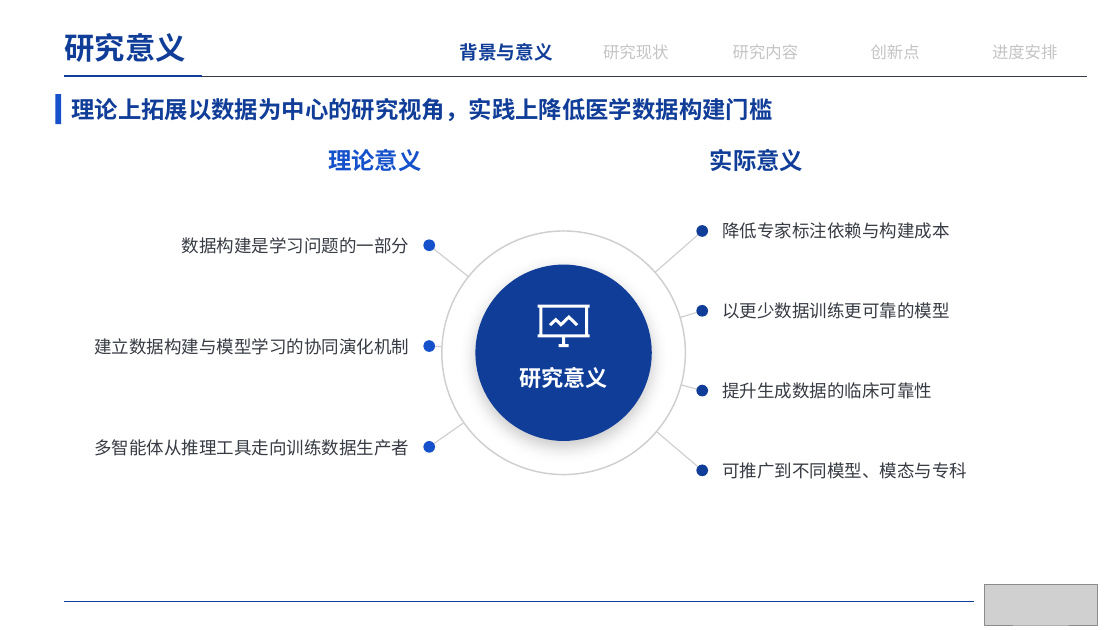
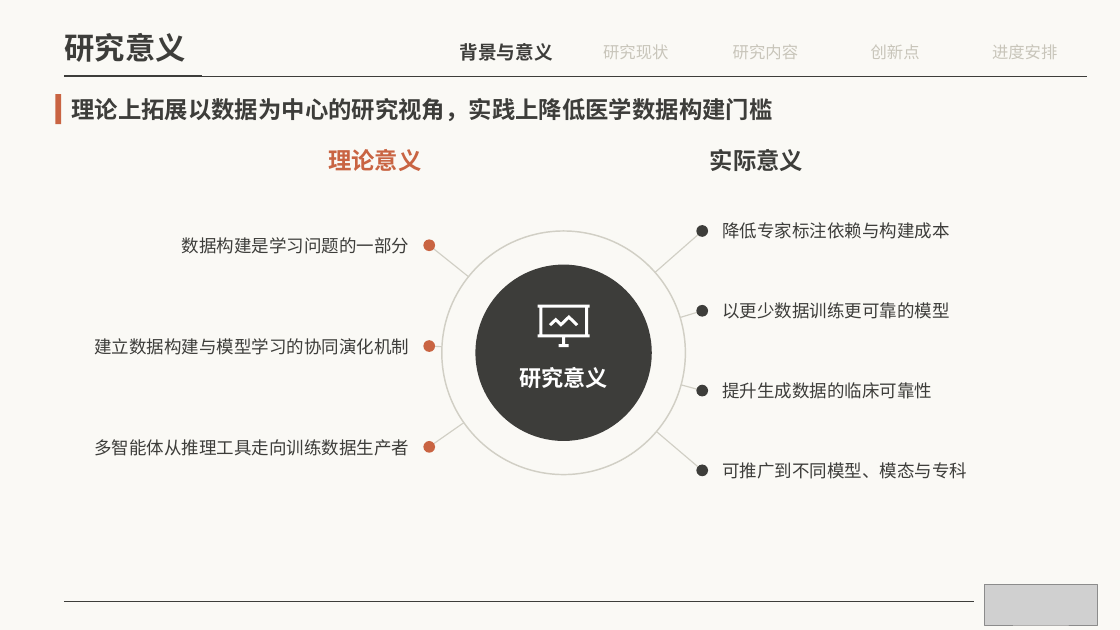
Before and after one commit to irving-2222/Graduation-Thesis, a slide deck: slide 7 of 开题答辩.pptx. Drawn at 1120x630 pixels with LibreOffice and Linux fonts; fonts in the diff are those of the drawing; grey boxes stand for pictures. Boxes give left, top, right and bottom in pixels: in the first picture for what was removed or moved away, otherwise in the second. Text is boxed around its words. In the diff, an @@ line names an element or a change of style, - is before the commit and + after.

```diff
--- a/开题答辩.pptx
+++ b/开题答辩.pptx
@@ background #FFFFFF to #FAF9F5 @@
@@ text "背景与意义" at <box>460,43,553,61</box>: text colour #103D98 to #3D3D3A @@
@@ line (64, 76) - (1088, 76): stroke #373B43 0.5 pt to #3D3D3A 0.5 pt @@
@@ line (64, 76) - (202, 76): stroke #103D98 1.75 pt to #3D3D3A 1.75 pt @@
@@ text "理论意义" at <box>328,149,421,171</box>: font Arial to Cambria, text colour #1551CA to #C96442 @@
@@ font Arial to Cambria, text colour #103D98 to #3D3D3A in 3 elements at <box>65,33,186,62</box>, <box>71,98,772,121</box>, <box>710,149,803,171</box> @@
@@ ellipse at <box>442,231,686,475</box>: outline #CFCFCF 1.25 pt to #D1CFC5 1.25 pt @@
@@ line (655, 272) - (702, 231): stroke #CFCFCF 1 pt to #D1CFC5 1 pt @@
@@ line (429, 245) - (469, 276): stroke #CFCFCF 1 pt to #D1CFC5 1 pt @@
@@ ellipse at <box>476,265,652,441</box>: fill #103D98 to #3D3D3A; shadow off @@
@@ line (681, 318) - (702, 311): stroke #CFCFCF 1 pt to #D1CFC5 1 pt @@
@@ line (429, 346) - (442, 347): stroke #CFCFCF 1 pt to #D1CFC5 1 pt @@
@@ line (681, 385) - (702, 391): stroke #CFCFCF 1 pt to #D1CFC5 1 pt @@
@@ fill #1551CA to #C96442 in 4 elements at <box>55,94,61,124</box>, <box>423,239,435,251</box>, <box>423,340,435,352</box>, <box>423,441,435,453</box> @@
@@ line (429, 447) - (464, 423): stroke #CFCFCF 1 pt to #D1CFC5 1 pt @@
@@ line (657, 432) - (702, 471): stroke #CFCFCF 1 pt to #D1CFC5 1 pt @@
@@ fill #103D98 to #3D3D3A in 4 elements at <box>697,225,708,237</box>, <box>697,305,708,317</box>, <box>697,385,708,397</box>, <box>697,465,708,476</box> @@
@@ line (64, 602) - (974, 602): stroke #103D98 0.5 pt to #3D3D3A 0.5 pt @@
```
Also in this commit, not shown: 21 other slides changed, 1 other file.
